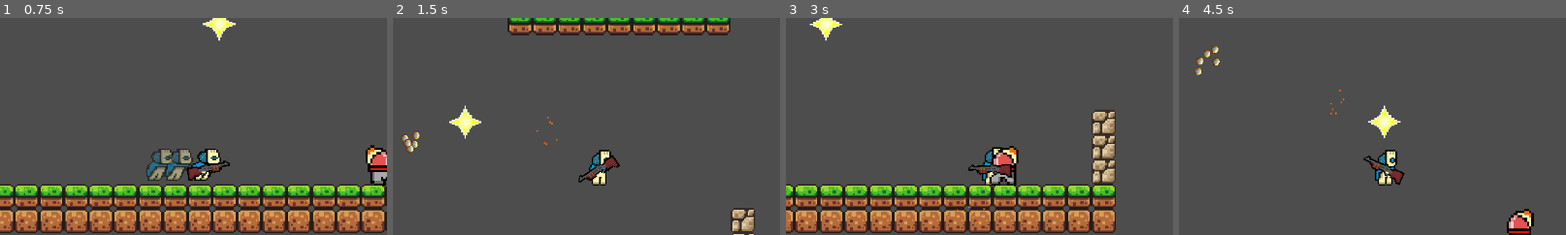
Above: before the commit, frames 1-4 (left to right).
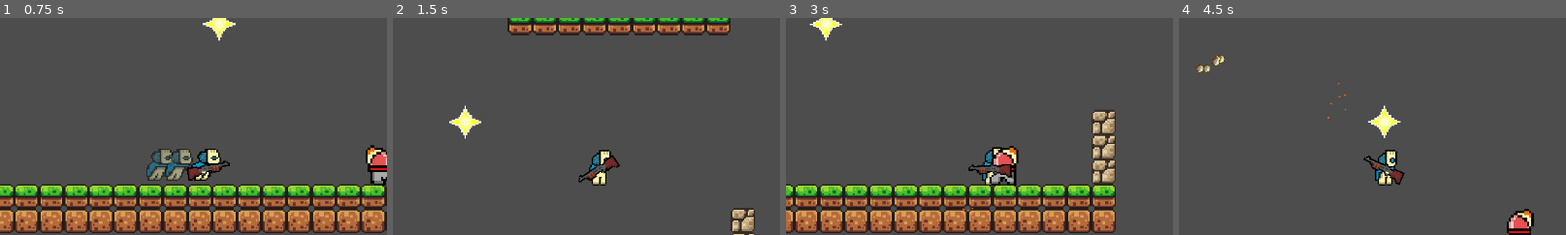
Above: after the commit, the same moments.

Repository: highbanana1/PAS
Game: Godot game, scene res://scene/main.tscn
The game is run twice, just before and just after one commit, with the same random seed, the same clock (stepped at 60 frames per second) and the same inputs.
Inputs (mouse positions are % of the whole screen's width and height, from its top left):
- Up to frame 1 (0.75 s): tap Enter at 0.5 s; move the mouse to (72, 45) at 0.52 s; hold D (right) from 0.53 s (still down); tap Shift (dash) at 0.6 s
- Up to frame 2 (1.5 s): tap Space (jump) at 0.77, 1.07 s; click (72, 45) at 0.8 s; release D (right) at 1.25 s; drag from (30, 55) to (56, 85) at 1.27 s
- Up to frame 3 (3 s): move the mouse to (60, 28) at 2.02 s; hold D (right) 2.03-2.75 s; hold T (item_auto_pickup_toggle) 2.03-2.75 s; tap F (item_pickup) at 2.3 s; drag from (45, 70) to (27, 16) at 2.77 s
- Up to frame 4 (4.5 s): move the mouse to (80, 65) at 3.52 s; hold A (left) 3.53-4.25 s; hold E (item_use) 3.53-4.25 s; tap Space (jump) at 3.77, 3.8, 4.07 s; drag from (20, 35) to (35, 25) at 4.27 s
The pictures show only the part of the screen within x 23-73%, y 16-66%; the shares and areas given below are measured in that part.

Frame 1 is identical in both runs. In frame 2, 0.3% of the frame differs, in the area x 2-43%, y 45-63%; in frame 3, less than 0.1%; in frame 4, 0.4%, in the area x 4-44%, y 12-47%.

Commit message:
feat: add shotgun pump animation and per-weapon firing interval

Diff:
--- /dev/null
+++ b/asset/shaders/shotgun_body.gdshader
@@ -0,0 +1,13 @@
+shader_type canvas_item;
+render_mode unshaded;
+varying vec4 sprite_tint;
+void vertex() { sprite_tint = COLOR; }
+void fragment() {
+	vec4 original = texture(TEXTURE, UV);
+	vec2 texel = UV / TEXTURE_PIXEL_SIZE;
+	// Foreend is rendered by the movable Pump sprite, reusing the same asset.
+	if (texel.x >= 1280.0 && texel.x < 1600.0 && texel.y >= 960.0 && texel.y < 1152.0) {
+		original = vec4(vec3(0.22), texel.y < 1024.0 ? 1.0 : 0.0);
+	}
+	COLOR = original * sprite_tint;
+}
--- a/scene/gun.tscn
+++ b/scene/gun.tscn
@@ -2,14 +2,33 @@
 
 [ext_resource type="Script" uid="uid://lkowvir6438j" path="res://scene/script/gun.gd" id="1_h5mb1"]
 [ext_resource type="Texture2D" uid="uid://cqawi6mu67nil" path="res://asset/pic/gun.png" id="2_2ovx3"]
+[ext_resource type="Script" path="res://scene/script/components/shotgun_cycle.gd" id="3_cycle"]
+[ext_resource type="Shader" path="res://asset/shaders/shotgun_body.gdshader" id="4_body"]
+
+[sub_resource type="ShaderMaterial" id="Material_body"]
+shader = ExtResource("4_body")
 
 [node name="gun" type="Node2D" unique_id=2007606495]
 script = ExtResource("1_h5mb1")
 
-[node name="Sprite2D" type="Sprite2D" parent="." unique_id=57227787]
+[node name="ShotCycle" type="Node2D" parent="."]
+script = ExtResource("3_cycle")
+
+[node name="Body" type="Sprite2D" parent="ShotCycle" unique_id=57227787]
 z_index = 1
+texture_filter = 1
+material = SubResource("Material_body")
 scale = Vector2(0.5, 0.5)
 texture = ExtResource("2_2ovx3")
+
+[node name="Pump" type="Sprite2D" parent="ShotCycle"]
+z_index = 2
+texture_filter = 1
+position = Vector2(208, 16)
+scale = Vector2(0.5, 0.5)
+texture = ExtResource("2_2ovx3")
+region_enabled = true
+region_rect = Rect2(1280, 960, 320, 192)
 
 [node name="Marker2D" type="Marker2D" parent="." unique_id=1176159427]
 position = Vector2(493.99997, -46)
--- /dev/null
+++ b/scene/script/components/shotgun_cycle.gd
@@ -0,0 +1,163 @@
+extends Node2D
+## Cosmetic pump/cooldown component for a shotgun.
+## Controls only its own local position/rotation and the Pump child's position.
+## Owns one per-weapon cycle clock; never reads input or affects other actors.
+
+const DEFAULT_CYCLE_DURATION := 0.65
+const MIN_CYCLE_DURATION := 0.05
+
+## Snapped recoil offset in local units (multiples of 16).
+const RECOIL_OFFSET_X := -48.0
+const RECOIL_ROTATION := -0.04
+
+## Pump travel distance in local units (multiple of 16).
+const PUMP_TRAVEL_X := 96.0
+
+## Normalized phase boundaries for the pump cycle.
+const KICK_END := 0.15
+const PUMP_REST_END := 0.18
+const PUMP_BACK_END := 0.5
+const PUMP_PAUSE_END := 0.6
+const PUMP_FORWARD_END := 0.92
+
+var _visual_enabled: bool = true
+@onready var _pump: Sprite2D = $Pump
+
+## Rest pose captured in _ready.
+var _rest_body_position: Vector2
+var _rest_body_rotation: float
+var _rest_pump_position: Vector2
+
+## Remaining cycle time in seconds. 0 when idle.
+var remaining: float = 0.0
+
+## Duration of the current cycle.
+var cycle_duration: float = DEFAULT_CYCLE_DURATION
+
+
+func _ready() -> void:
+	_rest_body_position = position
+	_rest_body_rotation = rotation
+	_rest_pump_position = _pump.position
+	_apply_rest_pose()
+
+
+func _process(delta: float) -> void:
+	tick(delta)
+
+
+## Begins a new pump cycle. Rejects if already busy.
+## Returns true if the cycle started successfully.
+func begin_cycle(duration: float) -> bool:
+	if is_busy():
+		return false
+	var normalized := duration
+	if not is_finite(normalized) or normalized <= 0.0:
+		normalized = DEFAULT_CYCLE_DURATION
+	normalized = maxf(normalized, MIN_CYCLE_DURATION)
+	cycle_duration = normalized
+	remaining = normalized
+	_visual_enabled = true
+	_apply_phase(0.0)
+	return true
+
+
+## Advances the cycle by delta seconds. Invalid or negative delta is ignored.
+func tick(delta: float) -> void:
+	if not is_busy():
+		return
+	if not is_finite(delta) or delta <= 0.0:
+		return
+	remaining -= delta
+	if remaining <= 0.0:
+		remaining = 0.0
+		_apply_rest_pose()
+	else:
+		var elapsed: float = cycle_duration - remaining
+		var phase: float = clampf(elapsed / cycle_duration, 0.0, 1.0)
+		if _visual_enabled: _apply_phase(phase)
+
+
+func is_busy() -> bool:
+	return remaining > 0.0
+
+
+## Restores exact rest pose without clearing timing state.
+## Processing remains active so the cycle can continue while hidden or remote.
+func cancel_visual() -> void:
+	_visual_enabled = false
+	_apply_rest_pose()
+
+
+## Reapplies the current visual phase. Does nothing when idle.
+func resume_visual() -> void:
+	_visual_enabled = true
+	if not is_busy():
+		return
+	var elapsed: float = cycle_duration - remaining
+	var phase: float = clampf(elapsed / cycle_duration, 0.0, 1.0)
+	_apply_phase(phase)
+
+
+## Clears all timing and restores exact rest pose.
+func reset_state() -> void:
+	_visual_enabled = true
+	remaining = 0.0
+	cycle_duration = DEFAULT_CYCLE_DURATION
+	_apply_rest_pose()
+
+
+## Applies the exact rest pose from _ready.
+func _apply_rest_pose() -> void:
+	position = _rest_body_position
+	rotation = _rest_body_rotation
+	_pump.position = _rest_pump_position
+
+
+## Applies the visual state for a normalized phase in [0, 1].
+## Recoil kicks in immediately and returns by phase 0.15.
+## Pump rests until 0.18, slides back to 0.5, pauses to 0.6,
+## slides forward to 0.92, then settles.
+func _apply_phase(phase: float) -> void:
+	var p: float = clampf(phase, 0.0, 1.0)
+
+	# Recoil: kick out fast, ease back to rest by KICK_END.
+	if p <= 0.0:
+		position.x = _rest_body_position.x
+		rotation = _rest_body_rotation
+	elif p < KICK_END:
+		var t: float = p / KICK_END
+		# Fast kick out, smooth return within the kick window.
+		var recoil_t: float = sin(t * PI)  # 0 -> 1 -> 0
+		position.x = _rest_body_position.x + snappedf(RECOIL_OFFSET_X * recoil_t, 16.0)
+		rotation = _rest_body_rotation + RECOIL_ROTATION * recoil_t
+	else:
+		position.x = _rest_body_position.x
+		rotation = _rest_body_rotation
+
+	# Pump slide along x only. y stays at rest.
+	var pump_x: float = _rest_pump_position.x
+	if p <= PUMP_REST_END:
+		pump_x = _rest_pump_position.x
+	elif p <= PUMP_BACK_END:
+		var t: float = (p - PUMP_REST_END) / (PUMP_BACK_END - PUMP_REST_END)
+		var eased: float = _ease_in_out(t)
+		pump_x = _rest_pump_position.x - PUMP_TRAVEL_X * eased
+	elif p <= PUMP_PAUSE_END:
+		pump_x = _rest_pump_position.x - PUMP_TRAVEL_X
+	elif p <= PUMP_FORWARD_END:
+		var t: float = (p - PUMP_PAUSE_END) / (PUMP_FORWARD_END - PUMP_PAUSE_END)
+		var eased: float = _ease_in_out(t)
+		pump_x = _rest_pump_position.x - PUMP_TRAVEL_X * (1.0 - eased)
+	else:
+		pump_x = _rest_pump_position.x
+
+	# Snap pump x to multiples of 16 while preserving exact rest at endpoints.
+	if p > 0.0 and p < 1.0:
+		pump_x = snappedf(pump_x, 16.0)
+	_pump.position = Vector2(pump_x, _rest_pump_position.y)
+
+
+func _ease_in_out(t: float) -> float:
+	var clamped: float = clampf(t, 0.0, 1.0)
+	return clamped * clamped * (3.0 - 2.0 * clamped)
--- a/scene/script/gun.gd
+++ b/scene/script/gun.gd
@@ -6,6 +6,9 @@
 @export_range(0.0, 90.0) var spread_degrees: float = 15.0
 @export_range(1, 100) var pellet_damage: int = 2
 @export_range(0.0, 0.25, 0.01) var pellet_speed_variation: float = 0.08
+
+## One complete recoil/pump cycle before the next shot.
+@export_range(0.1, 2.0, 0.05, "suffix:s") var shot_interval: float = 0.65
 
 var _spread_rng := RandomNumberGenerator.new()
 
@@ -16,9 +19,11 @@
 	_spread_rng.seed = value
 
 @onready var muzzle: Marker2D = $Marker2D
+@onready var _shot_cycle: Node2D = $ShotCycle
 
 func set_active(enabled: bool) -> void:
 	super.set_active(enabled)
+	if enabled and is_instance_valid(_shot_cycle): _shot_cycle.resume_visual()
 	# Remote gun pose/commands are supplied externally, never polled locally.
 	set_process(enabled and is_instance_valid(actor) and actor.get("is_locally_controlled") != false)
 
@@ -56,9 +61,25 @@
 		bullet.set_fire_light_origin(muzzle.global_position)
 		get_tree().root.add_child(bullet)
 	play_fire_effect()
+	_shot_cycle.begin_cycle(shot_interval)
 	return true
 
 func play_fire_effect() -> void:
 	var effect = MUZZLE_FLASH.instantiate()
 	get_tree().root.add_child(effect)
 	effect.play_at(muzzle.global_position, Vector2.RIGHT.rotated(global_rotation))
+
+func get_shot_cycle() -> Node2D:
+	return _shot_cycle
+
+func can_attack() -> bool:
+	return super.can_attack() and not is_busy()
+
+func is_busy() -> bool:
+	return is_instance_valid(_shot_cycle) and _shot_cycle.is_busy()
+
+func cancel_attack() -> void:
+	if is_instance_valid(_shot_cycle): _shot_cycle.cancel_visual()
+
+func reset_state() -> void:
+	if is_instance_valid(_shot_cycle): _shot_cycle.reset_state()
--- a/tests/test_shotgun.gd
+++ b/tests/test_shotgun.gd
@@ -37,13 +37,13 @@
 	shots[2]._on_area_2d_body_entered(enemy)
 	check(enemy.health == 0 and enemy.is_queued_for_deletion(), "Third pellet hit kills the basic enemy")
 	clear_shots(); enemy.free()
-	w.attack(Vector2.RIGHT); var next_angles: Array = []
+	gun.get_shot_cycle().tick(gun.shot_interval); w.attack(Vector2.RIGHT); var next_angles: Array = []
 	for pellet in get_nodes_in_group("bullet"): next_angles.append(rad_to_deg(pellet.rotation))
 	next_angles.sort()
 	check(next_angles != angles, "Successive shots do not reuse a fixed spread pattern")
 	clear_shots()
 	gun.pellet_count = 1; gun.spread_degrees = 15
-	w.attack(Vector2.UP); shots = get_nodes_in_group("bullet")
+	gun.get_shot_cycle().tick(gun.shot_interval); w.attack(Vector2.UP); shots = get_nodes_in_group("bullet")
 	check(shots.size() == 1 and absf(angle_difference(shots[0].rotation,-PI/2))<0.001, "Single pellet configuration shoots straight without division by zero")
 	clear_shots(); gun.pellet_count = 5; gun.spread_degrees = 15
 	gun.set_spread_seed(2718); var repeat = gun.generate_pellet_offsets(); gun.set_spread_seed(2718)
@@ -62,7 +62,7 @@
 	check(another.generate_pellet_offsets() == initial, "Each weapon owns an independent random stream")
 	another.free()
 	gun.spread_degrees = 0
-	w.attack(Vector2.LEFT); shots = get_nodes_in_group("bullet")
+	gun.get_shot_cycle().tick(gun.shot_interval); w.attack(Vector2.LEFT); shots = get_nodes_in_group("bullet")
 	var straight := true
 	for pellet in shots: straight = straight and absf(angle_difference(pellet.rotation,PI))<0.001
 	check(shots.size() == 5 and straight, "Zero spread remains five aligned leftward pellets")
--- a/tests/test_shotgun_cloud.gd
+++ b/tests/test_shotgun_cloud.gd
@@ -24,8 +24,8 @@
 	check(shots.size() == 5 and distances.back() - distances.front() > 5, "Five pellets form a cloud with front-to-back depth rather than a flat wavefront")
 	check(bounded, "Speed variation stays within eight percent")
 	check(lit, "Every pellet reuses asset texture with pixel warm rim material")
-	clear_shots(); gun.pellet_speed_variation = 0; w.attack(Vector2.RIGHT)
-	check(get_nodes_in_group("bullet").all(func(b): return b.speed_multiplier == 1), "Zero cloud depth retains identical pellet speeds")
+	clear_shots(); gun.get_shot_cycle().tick(gun.shot_interval); gun.pellet_speed_variation = 0; w.attack(Vector2.RIGHT)
+	check(get_nodes_in_group("bullet").size() == 5 and get_nodes_in_group("bullet").all(func(b): return b.speed_multiplier == 1), "Zero cloud depth retains identical pellet speeds")
 	clear_shots(); var normal = load("res://scene/bullet.tscn").instantiate()
 	check(normal.speed_multiplier == 1 and normal.damage == 1 and normal.gravity_strength == 35, "Other projectile defaults are unchanged")
 	normal.free(); p.free(); print("RESULT: ",failures.size()," failures"); quit(0 if failures.is_empty() else 1)
--- /dev/null
+++ b/tests/test_shotgun_cycle.gd
@@ -0,0 +1,45 @@
+extends SceneTree
+var failures: Array[String] = []
+func _initialize() -> void: run.call_deferred()
+func check(ok: bool, label: String) -> void:
+	print(("PASS: " if ok else "FAIL: ") + label)
+	if not ok: failures.append(label)
+func run() -> void:
+	var p = load("res://scene/maincharac.tscn").instantiate(); p.is_locally_controlled = false
+	root.add_child(p); p.set_physics_process(false)
+	var w = p.get_weapon_controller(); w.set_process(false); var gun = p.get_node("gun")
+	check(gun.has_method("get_shot_cycle"), "Shotgun exposes its independent pump cycle")
+	if not gun.has_method("get_shot_cycle"): p.free(); quit(1); return
+	var cycle = gun.get_shot_cycle(); cycle.set_process(false)
+	var rest: Vector2 = cycle.get_node("Pump").position
+	check(is_equal_approx(gun.shot_interval,0.65), "Default shot interval is 0.65 seconds")
+	check(w.attack(Vector2.RIGHT) and gun.is_busy(), "Accepted shot starts the pump interval")
+	check(not w.attack(Vector2.RIGHT) and get_nodes_in_group("bullet").size() == 5 and get_nodes_in_group("muzzle_flash").size() == 1, "Fast repeat click produces neither pellets nor flash")
+	var origin: Vector2 = gun.muzzle.global_position
+	cycle.tick(0.27)
+	check(cycle.get_node("Pump").position.x < rest.x and gun.muzzle.global_position == origin, "Foreend moves backward while gameplay muzzle stays fixed")
+	w.equip_weapon(1)
+	check(cycle.get_node("Pump").position == rest and cycle.remaining > 0, "Switching weapons restores pose but retains gun cooldown")
+	cycle.tick(0.03)
+	check(cycle.get_node("Pump").position == rest and cycle.position == Vector2.ZERO, "Hidden cycle keeps its visual pose at rest while its clock advances")
+	check(w.attack(Vector2.RIGHT), "Sword attacks independently during shotgun cooldown")
+	w.equip_weapon(0)
+	check(not w.attack(Vector2.RIGHT), "Switching back cannot bypass the gun interval")
+	var remaining: float = cycle.remaining
+	cycle.tick(NAN); cycle.tick(-1)
+	check(cycle.remaining == remaining, "Invalid deltas cannot change cycle timing")
+	w.equip_weapon(1); cycle.tick(remaining + 0.001); w.equip_weapon(0)
+	check(not gun.is_busy() and cycle.position == Vector2.ZERO and cycle.rotation == 0 and cycle.get_node("Pump").position == rest, "Hidden gun finishes its interval and restores exact pose")
+	check(w.attack(Vector2.LEFT), "Gun fires again after the animation interval")
+	var other = load("res://scene/gun.tscn").instantiate(); root.add_child(other)
+	check(not other.is_busy(), "Other shotgun instances keep independent cycle state")
+	other.free()
+	w.reset_after_respawn()
+	check(not gun.is_busy() and cycle.get_node("Pump").position == rest and w.attack(Vector2.UP), "Respawn reset clears pump and permits a fresh shot")
+	cycle.set_process(true); gun.set_active(false)
+	check(cycle.is_processing() and not gun.is_processing(), "Remote and unequipped guns advance the cycle without local input processing")
+	await create_timer(gun.shot_interval + 0.05).timeout
+	check(not gun.is_busy() and cycle.get_node("Pump").position == rest, "Hidden remote shotgun finishes its cooldown through real frame processing")
+	for bullet in get_nodes_in_group("bullet"): bullet.free()
+	for effect in get_nodes_in_group("muzzle_flash"): effect.free()
+	p.free(); print("RESULT: ",failures.size()," failures"); quit(0 if failures.is_empty() else 1)
Not shown, added: asset/shaders/shotgun_body.gdshader.uid
Not shown, added: scene/script/components/shotgun_cycle.gd.uid
Not shown, added: tests/test_shotgun_cycle.gd.uid
Not shown, changed: docs/gameplay-components.md
